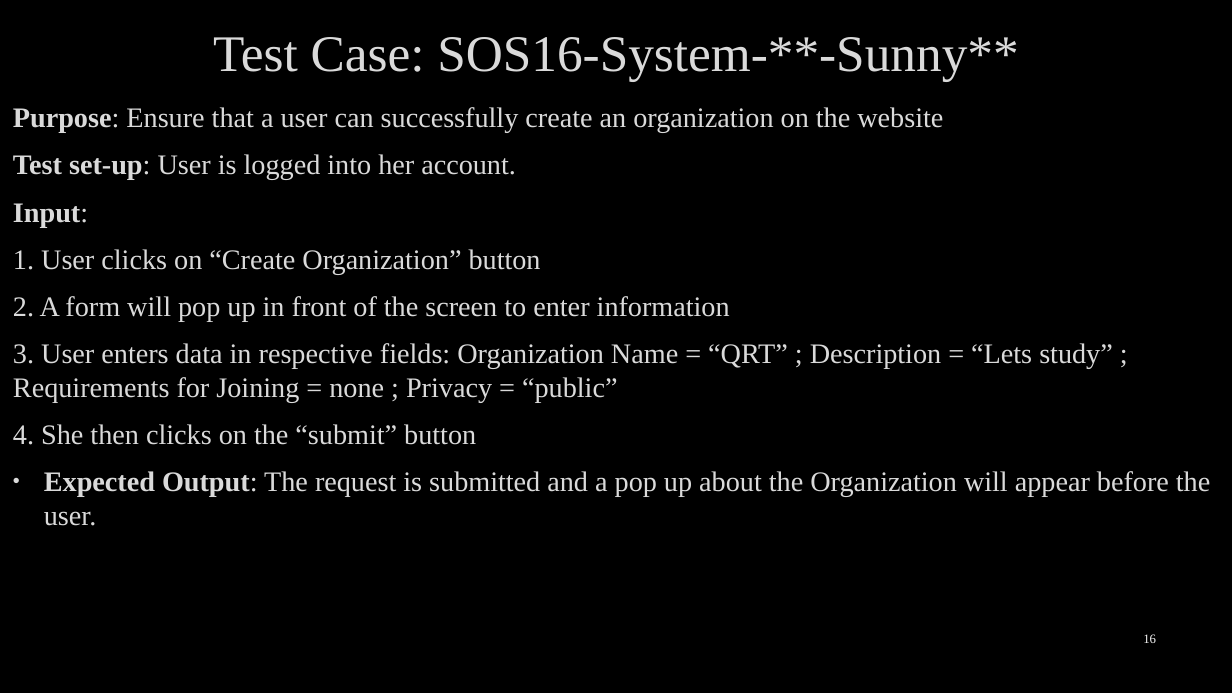
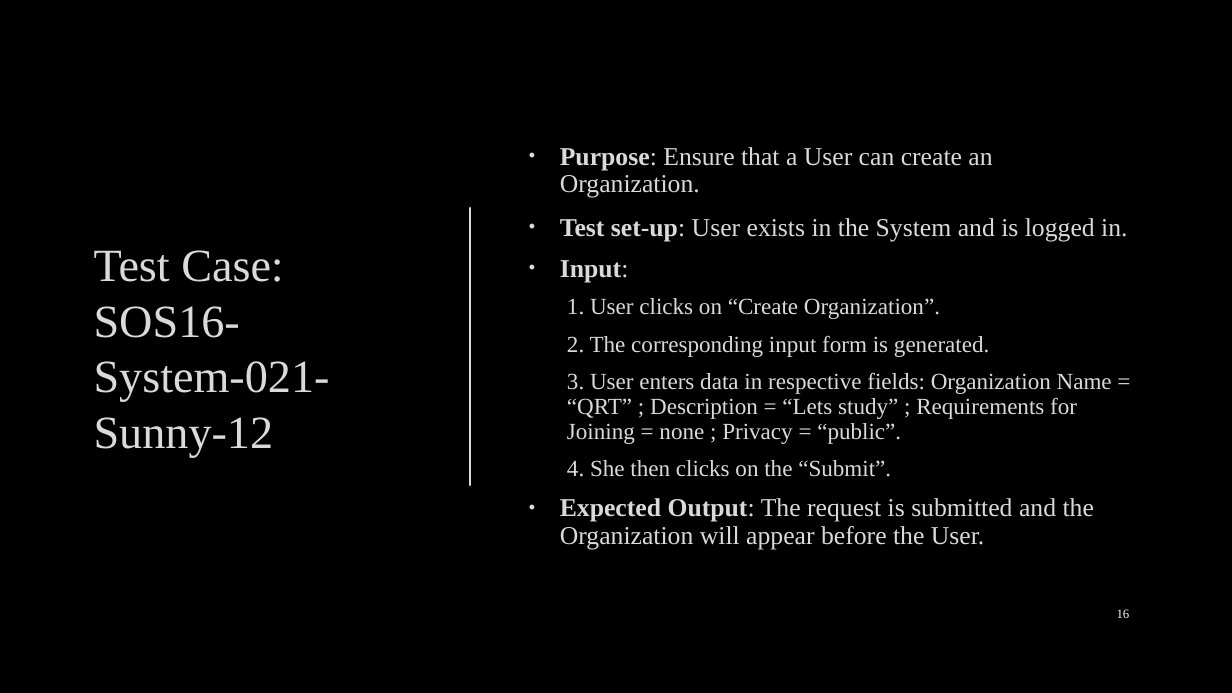
Before and after one commit to arocho032/CEN4010-Team-5, a slide deck: slide 16 of specifications/deliv3/SOS Deliverable Final Presentation.pptx. Drawn at 1232x693 pixels with LibreOffice and Linux fonts; fonts in the diff are those of the drawing; background and template pictures are left out. Boxes give left, top, right and bottom in pixels: in the first picture for what was removed or moved away, otherwise in the second. Text is boxed around its words. In the diff, an @@ line names an element or a change of style, - is before the commit and + after.

Commit message:
Powerpoint Formatting and UI Pictures

```diff
--- a/specifications/deliv3/SOS Deliverable Final Presentation.pptx
+++ b/specifications/deliv3/SOS Deliverable Final Presentation.pptx
@@ text "Purpose: Ensure that a User ...": place and size @@
-text "Purpose: Ensure that a User ..." at bbox=[13, 107, 1210, 526]
+text "Purpose: Ensure that a User ..." at bbox=[560, 147, 1127, 550]
@@ text "Purpose: Ensure that a User ..." at bbox=[560, 147, 1127, 550]: vertical alignment top to middle @@
@@ text at bbox=[560, 147, 1127, 242]: text changed; size 22 to 20 pt @@
-Purpose: Ensure that a user can successfully create an organization on the website
-Test set-up: User is logged into her account.
+• Purpose: Ensure that a User can create an Organization.
+• Test set-up: User exists in the System and is logged in.
@@ line added from (470, 208) to (470, 485), #DADADA 1.5 pt @@
@@ title at bbox=[94, 250, 330, 457]: text changed; size 40 to 36 pt @@
-Test Case: SOS16-System-**-Sunny**
+Test Case: SOS16-System-021-Sunny-12
@@ text at bbox=[560, 260, 629, 282]: size 22 to 20 pt in "Input:"; bullet none to •; line spacing 1 to 0.9 @@
@@ text at bbox=[560, 298, 1112, 550]: text changed; size 22 to 18 pt @@
-1. User clicks on “Create Organization” button
-2. A form will pop up in front of the screen to enter information
-3. User enters data in respective fields: Organization Name = “QRT” ; Description = “Lets study” ; Requirements for Joining = none ; Privacy = “public”
-4. She then clicks on the “submit” button
-• Expected Output: The request is submitted and a pop up about the Organization will appear before the user.
+  1. User clicks on “Create Organization”.
+  2. The corresponding input form is generated.
+  3. User enters data in respective fields: Organization Name = “QRT” ; Description = “Lets study” ; Requirements for Joining = none ; Privacy = “public”.
+  4. She then clicks on the “Submit”.
+• Expected Output: The request is submitted and the Organization will appear before the User.
@@ page number: place and size @@
-page number at bbox=[1143, 634, 1156, 643]
+page number at bbox=[1117, 609, 1130, 618]
@@ page number at bbox=[1117, 609, 1130, 618]: more space between paragraphs @@
```
Also in this commit, not shown: 6 other slides changed, 1 slide added, 1 slide removed, 11 other files.
